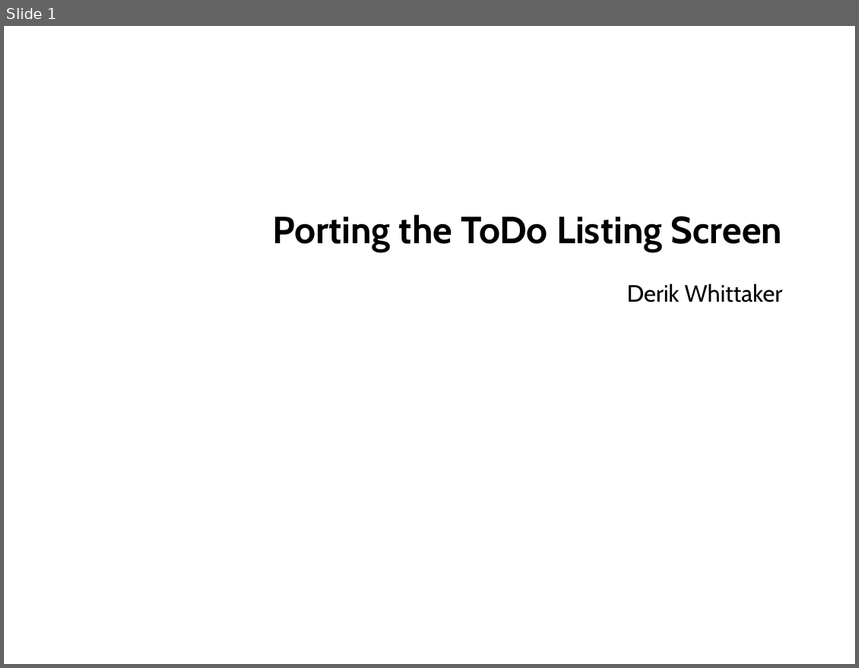
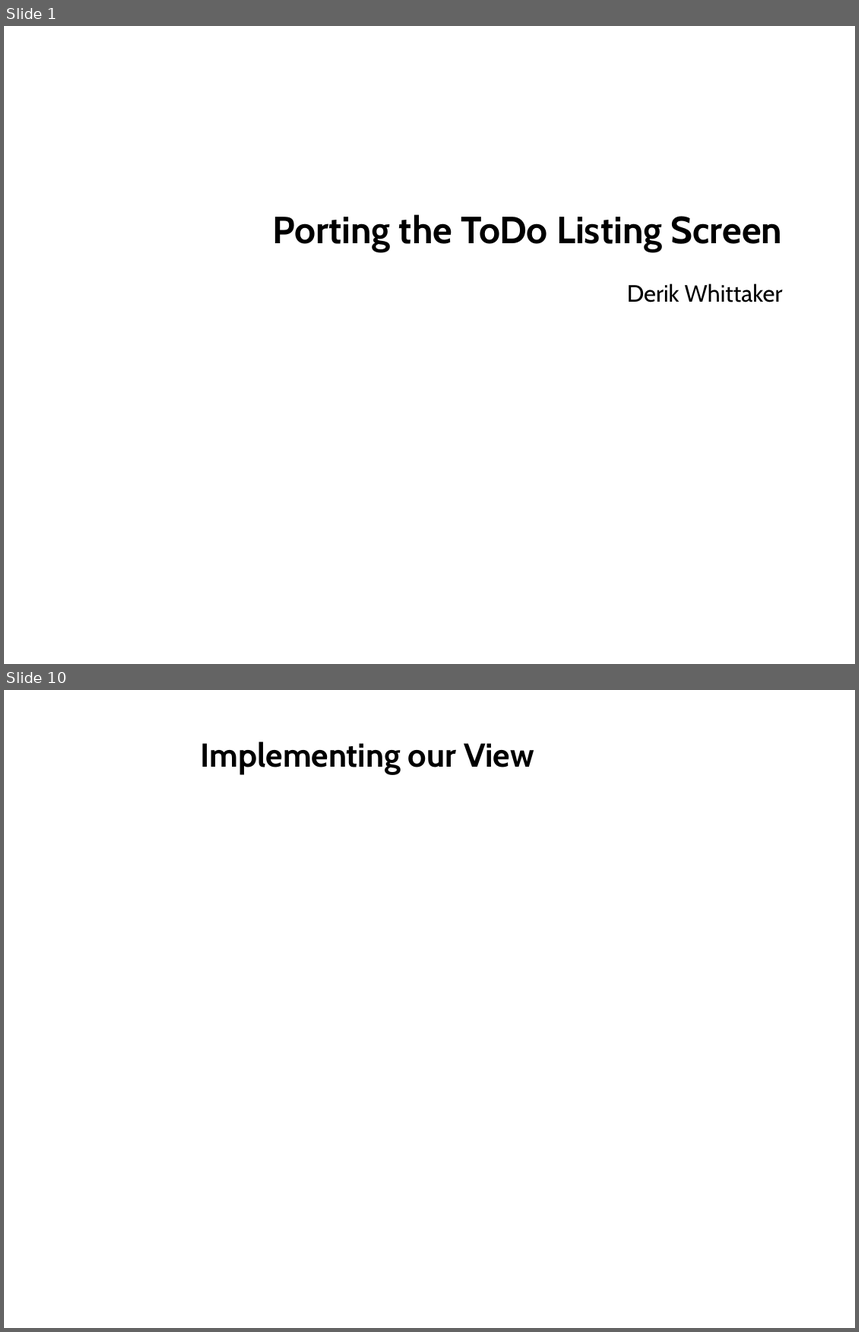
Before and after one commit to derikwhittaker/Pluarsight.XamlToHtml, a slide deck: Modules/02.TaskListingScreen.InitialSetup/02.TaskListingScreen.InitialSetup.Slides.pptx. Shown one above the other, each under a label of ours: slide 1 before the commit, slides 1 and 10 after it; the slides between them are not shown. The pictures are 859x668 and 859x1332 pixels, drawn with LibreOffice and Linux fonts; fonts in the diff are those of the drawing; background and template pictures are left out. Boxes give left, top, right and bottom in pixels: in the first picture for what was removed or moved away, otherwise in the second. Text is boxed around its words. In the diff, an @@ line names an element or a change of style, - is before the commit and + after.

```diff
--- a/Modules/02.TaskListingScreen.InitialSetup/02.TaskListingScreen.InitialSetup.Slides.pptx
+++ b/Modules/02.TaskListingScreen.InitialSetup/02.TaskListingScreen.InitialSetup.Slides.pptx
@@ slide 10 added at [4, 690, 855, 1328], background #FFFFFF @@
@@ title added at [201, 742, 534, 774], 28 pt, text #000000, bold @@
+Implementing our View
```
Also in this commit, not shown: 2 slides changed, 14 other slides added.
